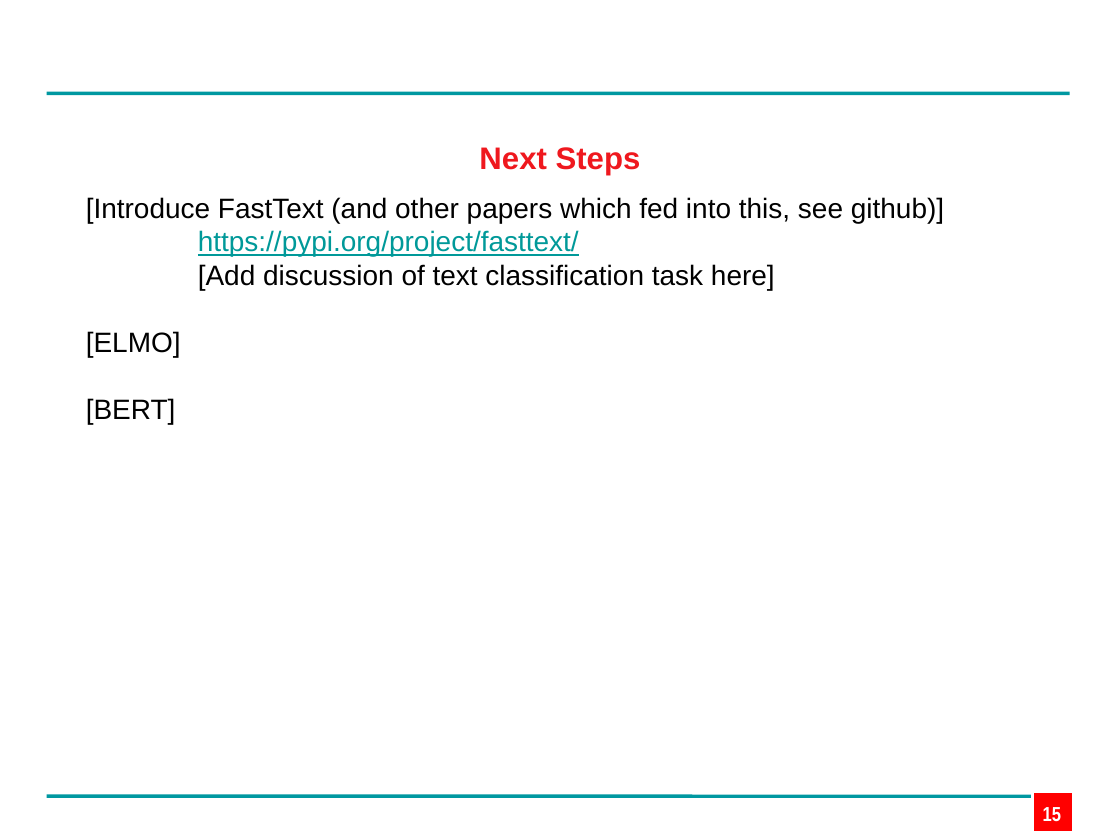
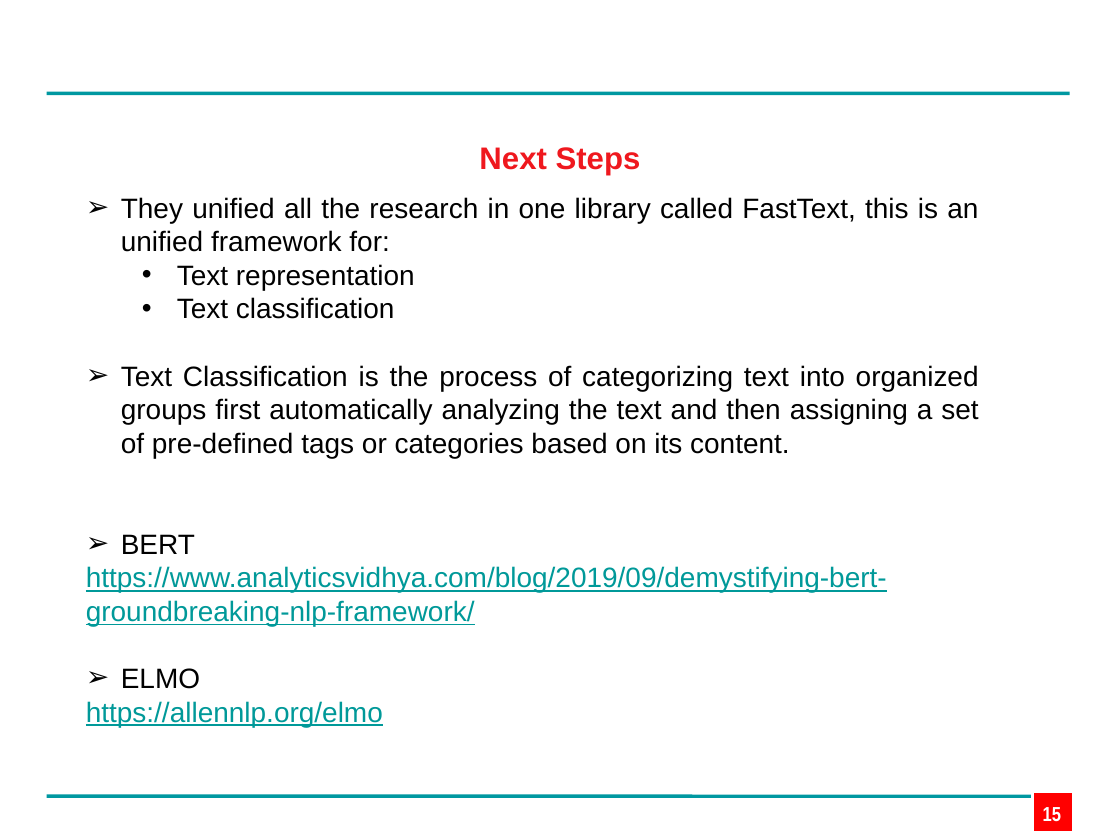
Before and after one commit to edpape007/NLP, a slide deck: slide 15 of Presentation_Subword.pptx. Drawn at 1120x840 pixels with LibreOffice and Linux fonts; fonts in the diff are those of the drawing; background and template pictures are left out. Boxes give left, top, right and bottom in pixels: in the first picture for what was removed or moved away, otherwise in the second. Text is boxed around its words. In the diff, an @@ line names an element or a change of style, - is before the commit and + after.

```diff
--- a/Presentation_Subword.pptx
+++ b/Presentation_Subword.pptx
@@ text at [86,197,979,727]: text changed @@
-[Introduce FastText (and other papers which fed into this, see github)]
-https://pypi.org/project/fasttext/
-[Add discussion of text classification task here]
-[ELMO]
-[BERT]
+➢ They unified all the research in one library called FastText, this is an unified framework for:
+  • Text representation
+  • Text classification
+➢ Text Classification is the process of categorizing text into organized groups first automatically analyzing the text and then assigning a set of pre-defined tags or categories based on its content.
+➢ BERT
+https://www.analyticsvidhya.com/blog/2019/09/demystifying-bert-groundbreaking-nlp-framework/
+➢ ELMO
+https://allennlp.org/elmo
```
Also in this commit, not shown: 3 other slides changed.
